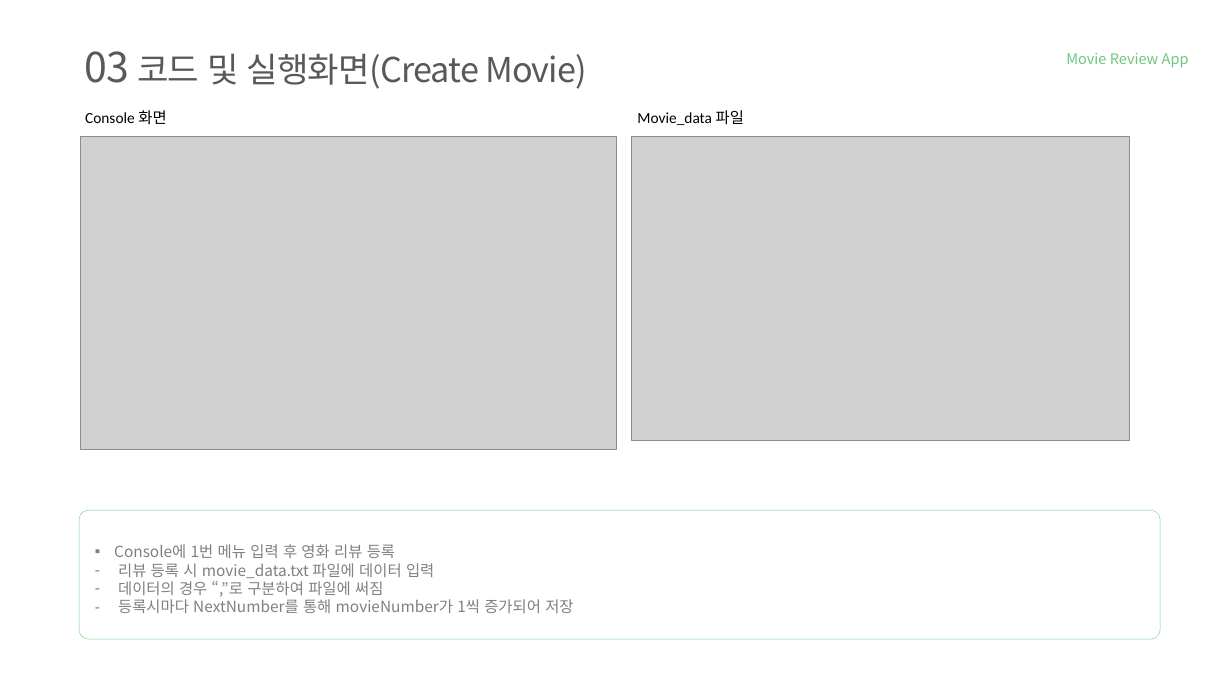
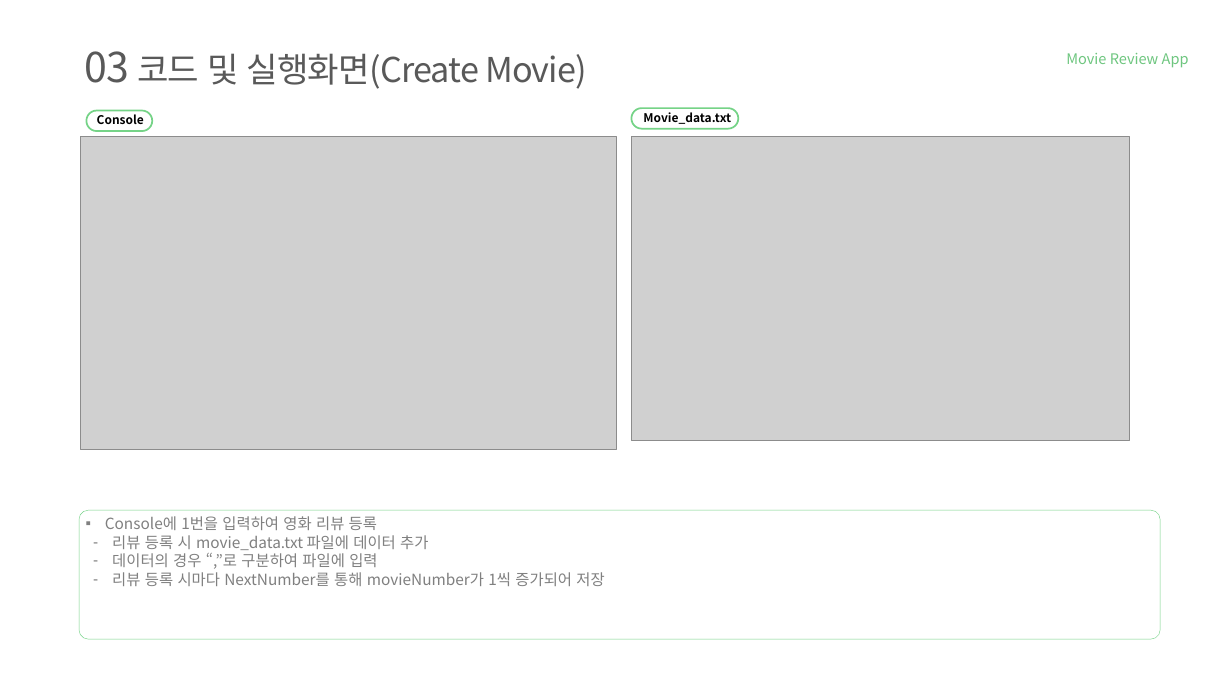
Before and after one commit to tnwjd121/MovieApp, a slide deck: slide 10 of ppt/국비(정보처리기능사)_백수정.pptx. Drawn at 1232x693 pixels with LibreOffice and Linux fonts; fonts in the diff are those of the drawing; grey boxes stand for pictures; background and template pictures are left out. Boxes give left, top, right and bottom in pixels: in the first picture for what was removed or moved away, otherwise in the second. Text is boxed around its words. In the diff, an @@ line names an element or a change of style, - is before the commit and + after.

```diff
--- a/ppt/국비(정보처리기능사)_백수정.pptx
+++ b/ppt/국비(정보처리기능사)_백수정.pptx
@@ rounded rectangle added at [86, 110, 152, 131], outline #75D387 2 pt @@
@@ text at [97, 114, 144, 124]: text changed; size 18 to 14 pt; font Calibri to Noto Sans CJK KR; bold on @@
-Console 화면
+Console
@@ rounded rectangle added at [631, 108, 739, 129], outline #75D387 2 pt @@
@@ text at [643, 112, 731, 124]: text changed; size 18 to 14 pt; font Calibri to Noto Sans CJK KR; bold on @@
-Movie_data 파일
+Movie_data.txt
@@ text at [105, 516, 604, 586]: text changed @@
-▪ Console에 1번 메뉴 입력 후 영화 리뷰 등록
-– 리뷰 등록 시 movie_data.txt 파일에 데이터 입력
-– 데이터의 경우 “,”로 구분하여 파일에 써짐
-– 등록시마다 NextNumber를 통해 movieNumber가 1씩 증가되어 저장
+▪ Console에 1번을 입력하여 영화 리뷰 등록
+– 리뷰 등록 시 movie_data.txt 파일에 데이터 추가
+– 데이터의 경우 “,”로 구분하여 파일에 입력
+– 리뷰 등록 시마다 NextNumber를 통해 movieNumber가 1씩 증가되어 저장
```
Also in this commit, not shown: 19 other slides changed.
